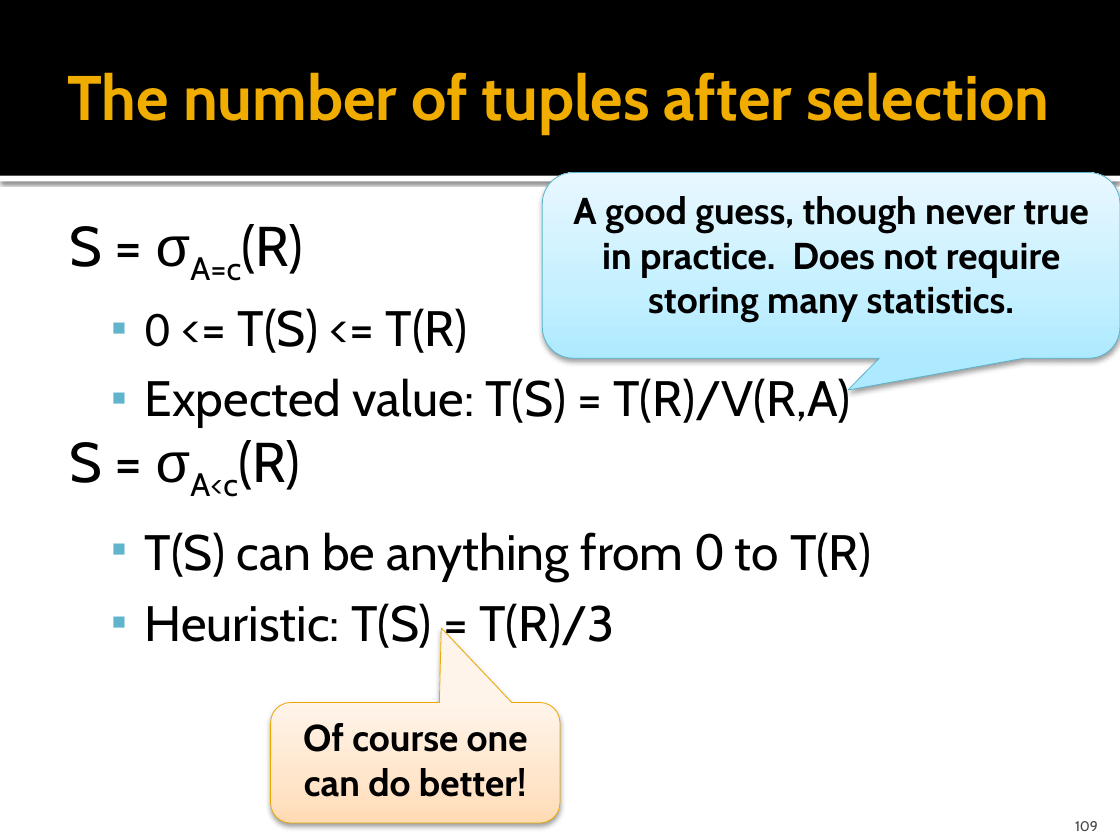
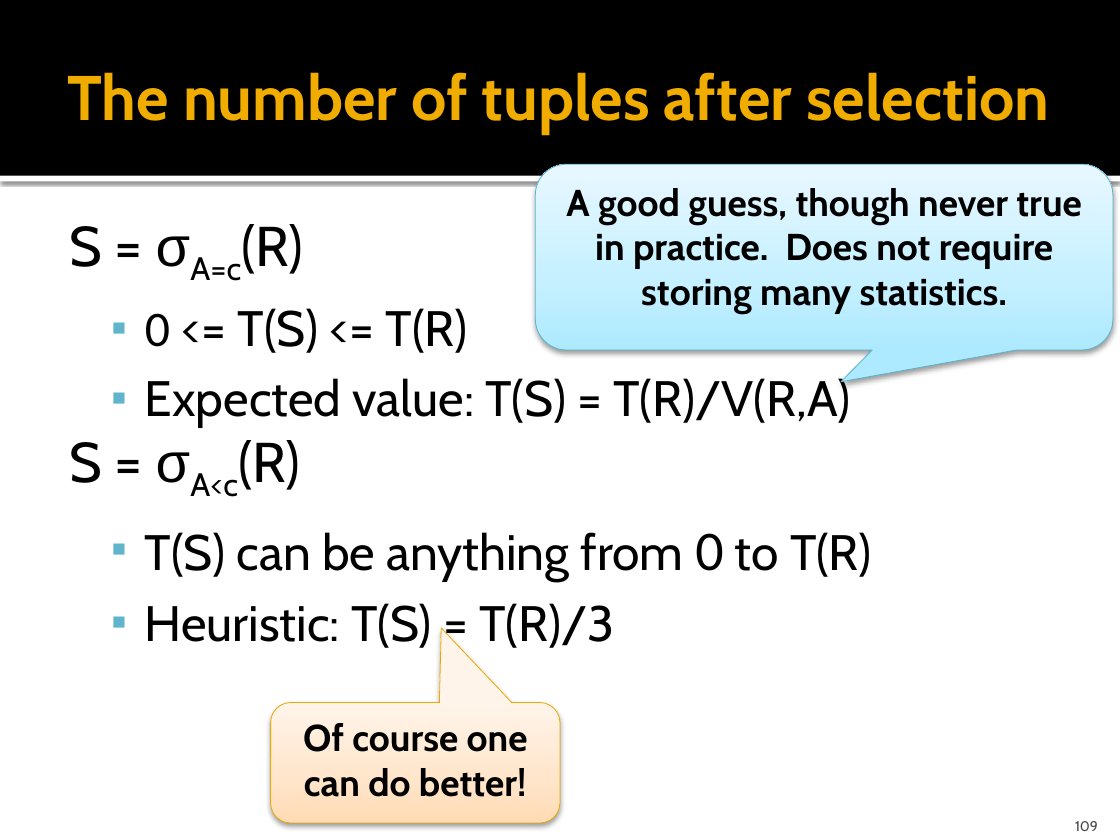
Before and after one commit to cmpt506f16/cmpt506-content, a slide deck: slide 109 of 05 Query Processing & Optimization.pptx. Drawn at 1120x840 pixels with LibreOffice and Linux fonts; fonts in the diff are those of the drawing. Boxes give left, top, right and bottom in pixels: in the first picture for what was removed or moved away, otherwise in the second. Text is boxed around its words. In the diff, an @@ line names an element or a change of style, - is before the commit and + after.

```diff
--- a/05 Query Processing & Optimization.pptx
+++ b/05 Query Processing & Optimization.pptx
@@ rounded speech box "A good guess, though never ...": place and size @@
-rounded speech box "A good guess, though never ..." at [542, 172, 1120, 358]
+rounded speech box "A good guess, though never ..." at [535, 165, 1113, 351]
```
Also in this commit, not shown: 4 other slides changed.
